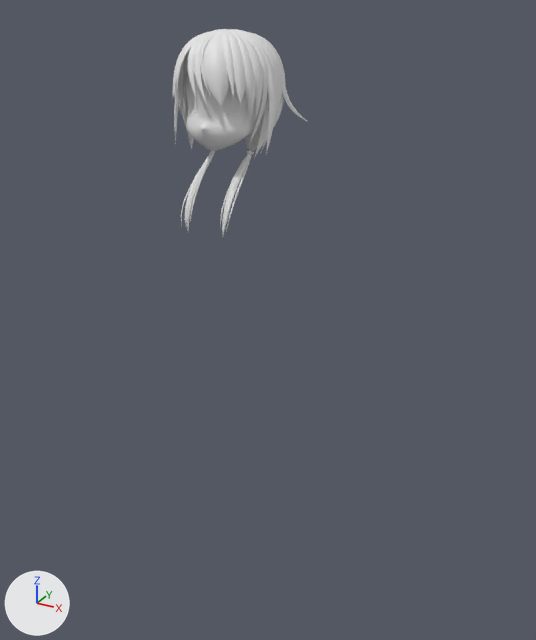
Before and after pictures for a commit that changed the Blender file untitled.blend.
Rendered twice from a 50 mm lens placed at (9.88, -15.27, 16.77), pointed at (0.74, 1.37, 8.45). Every picture has the same lights, and +X, +Y and +Z are marked at lower left.

Script lines for the objects in view, before the commit:
```python
me_cube = bpy.data.meshes.new('Cube')
me_cube.from_pydata(...)  # 427 vertices, 419 faces; spans x -0.03..6.98, y -0.42..1.88, z 0.24..13.8
me_cube_001 = bpy.data.meshes.new('Cube.001')
me_cube_001.from_pydata(...)  # 360 vertices, 336 faces; spans x 0.37..1.21, y -1.25..1.23, z 0.0..0.93
me_cube_001.polygons.foreach_set('use_smooth', [True] * 336)
cu_nurbspath_005 = bpy.data.curves.new('NurbsPath.005', 'CURVE')
cu_nurbspath_005.dimensions = '3D'
_sp = cu_nurbspath_005.splines.new('NURBS'); _sp.points.add(5)
_sp.points.foreach_set('co', [0.584, -0.547, 14.44, 1.0, 0.579, -0.547, 14.46, 1.0, 0.48, -0.567, 15.05, 1.0, 0.345, -0.445, 15.61, 1.0, 0.0954, 0.171, 15.94, 1.0, -0.0116, 0.684, 15.96, 1.0])
_sp.points.foreach_set('radius', [0.0, 0.0, 4.193, 2.412, 2.767, 1.0])
_sp.points.foreach_set('tilt', [-1.16, -1.16, -1.16, -1.16, -1.16, -1.16])
_sp.order_u = 5
_sp.order_v = 0
_sp.use_endpoint_u = True
cu_nurbspath_005.use_path = True
cu_nurbspath_005.use_path_clamp = True
cu_nurbspath_005.bevel_mode = 'OBJECT'
cu_nurbspath_005.bevel_depth = 0.05
cu_nurbspath_005.fill_mode = 'FULL'
cu_nurbspath_005.bevel_object = ob_hair_bevel
ob_body = bpy.data.objects.new('body', me_cube)
ob_body.location = (0.0, 0.0, 0.0)
_m = ob_body.modifiers.new('Mirror', 'MIRROR')
_m = ob_body.modifiers.new('Subdivision', 'SUBSURF')
_m.levels = 2
ob_body.hide_set(True)  # its collection is switched off
ob_loafer = bpy.data.objects.new('loafer', me_cube_001)
ob_loafer.location = (0.0, 0.0, 0.0)
_m = ob_loafer.modifiers.new('Mirror', 'MIRROR')
_m = ob_loafer.modifiers.new('Subdivision', 'SUBSURF')
_m.levels = 2
ob_loafer.hide_set(True)  # its collection is switched off
ob_nurbspath_004 = bpy.data.objects.new('NurbsPath.004', cu_nurbspath_005)
ob_nurbspath_004.location = (0.0, 0.0, 0.0)
# also in view: 'NurbsPath.005' at (0.0, 0.45, 14.71); 'NurbsPath.007' at (0.0, 0.21, 15.22); 'NurbsPath.011' at (0.0, 0.75, 14.57); 'face' at (0.0, 0.76, 14.59)
```
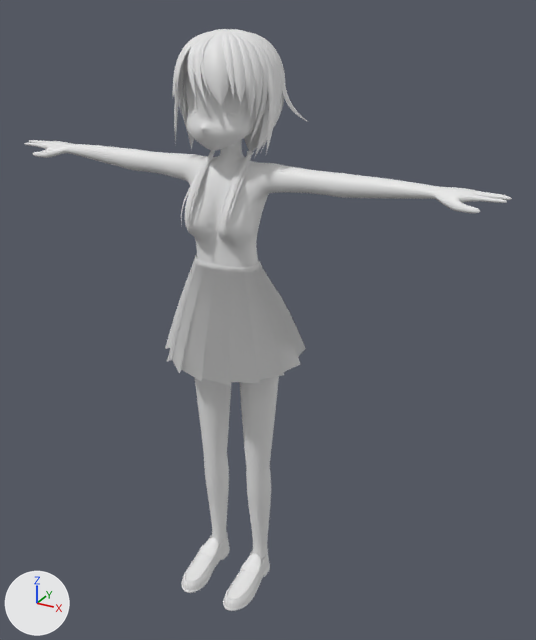
Changed parts and their boxes (x1, y1, x2, y2) in the pictures (536 x 640 px):
'body', shown: after (24, 140, 512, 566)
'skert', added: after (165, 254, 306, 385)
'loafer', shown: after (181, 534, 270, 611)

What changed in the scene script:
```text
Add me_cylinder_003:
    me_cylinder_003.from_pydata(...)  # 176 vertices, 160 faces; spans x -2.02..2.02, y -1.08..2.61, z 7.5..10.41
    me_cylinder_003.polygons.foreach_set('use_smooth', [True] * 160)
Change ob_body:
    remove ob_body.hide_set(True)  # its collection is switched off
Change ob_loafer:
    remove ob_loafer.hide_set(True)  # its collection is switched off
Add ob_skert:
    ob_skert = bpy.data.objects.new('skert', me_cylinder_003)
    ob_skert.location = (0.0, 0.0, 0.0)
```
